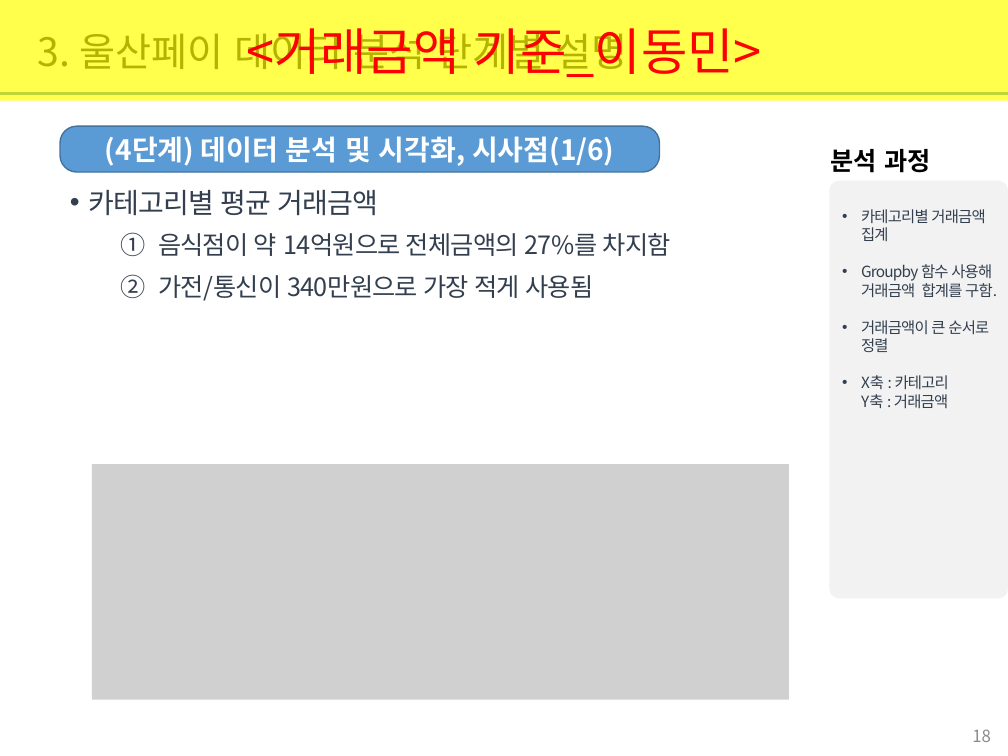
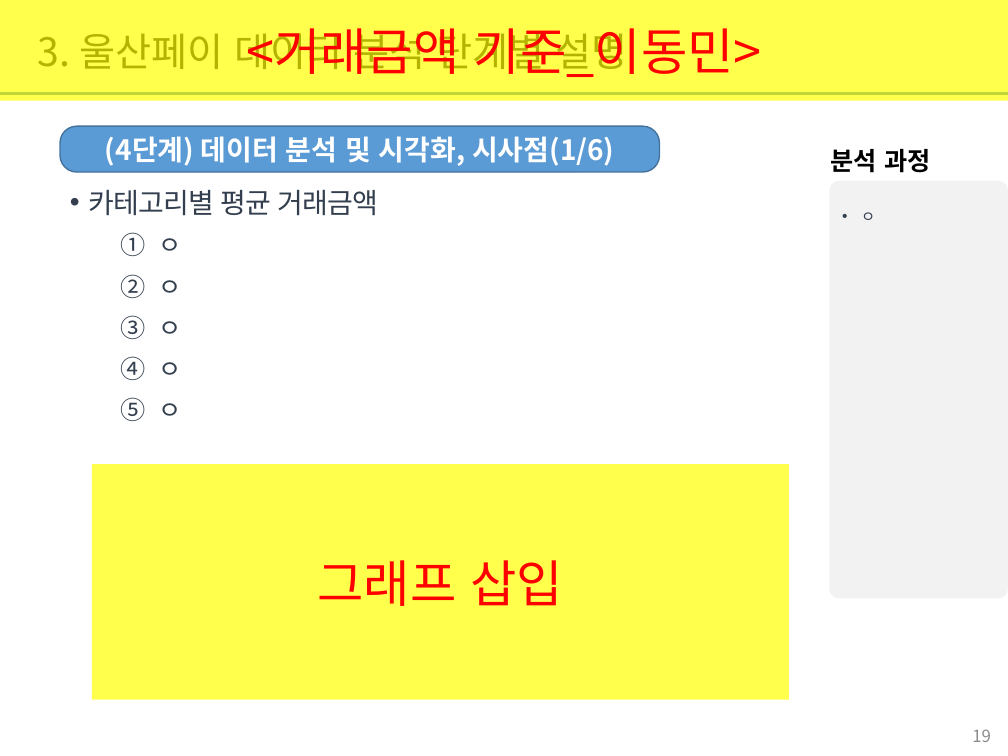
Before and after one commit to jamesjhk/Project_B, a slide deck: slide 19 of 빅데이터 기반 울산페이 사용 분석 보고서_ProjectB.pptx (slide 18 before the commit). Drawn at 1008x756 pixels with LibreOffice and Linux fonts; fonts in the diff are those of the drawing; grey boxes stand for pictures. Boxes give left, top, right and bottom in pixels: in the first picture for what was removed or moved away, otherwise in the second. Text is boxed around its words. In the diff, an @@ line names an element or a change of style, - is before the commit and + after.

```diff
--- a/빅데이터 기반 울산페이 사용 분석 보고서_ProjectB.pptx
+++ b/빅데이터 기반 울산페이 사용 분석 보고서_ProjectB.pptx
@@ text at (158, 238, 181, 416): text changed @@
-  1. 음식점이 약 14억원으로 전체금액의 27%를 차지함
-  2. 가전/통신이 340만원으로 가장 적게 사용됨
+  1. ㅇ
+  2. ㅇ
+  3. ㅇ
+  4. ㅇ
+  5. ㅇ
@@ text in rounded rectangle at (861, 212, 875, 220): text changed @@
-• 카테고리별 거래금액 집계
-• Groupby 함수 사용해 거래금액 합계를 구함.
-• 거래금액이 큰 순서로 정렬
-• X축 : 카테고리
-  Y축 : 거래금액
+• ㅇ
@@ picture removed at (92, 464, 789, 700) @@
@@ rectangle added at (92, 464, 789, 700), fill #FFFF00 at 70% opacity, 36 pt, text #FF0000 @@
+그래프 삽입
```
Also in this commit, not shown: 6 other slides changed, 3 slides added, 2 slides removed.
